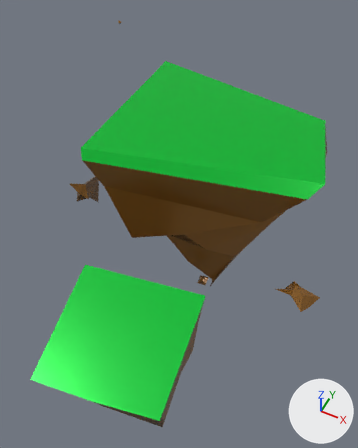
The glTF model public/Floating Island.glb, before and after one commit.
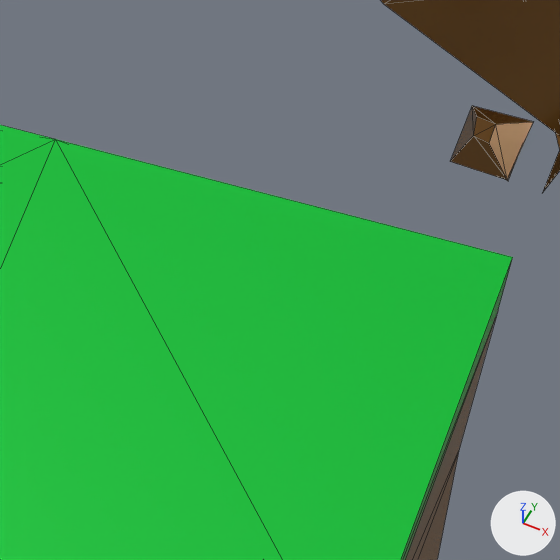
There are two pictures of each version: one whole from a camera (50 mm lens) standing at (1.259, -2.601, 3.641) and looking at (-0.137, 0.19, 0.151), one close up on the part from 38% to 59% of the width and 58% to 75% of the height. Every picture has the same lights, and +X, +Y and +Z are marked at lower right. The close-ups show mesh edges as thin lines. Where no turn or scale is listed for an object, it has been applied to the vertices. Vertices at the same position are counted once.
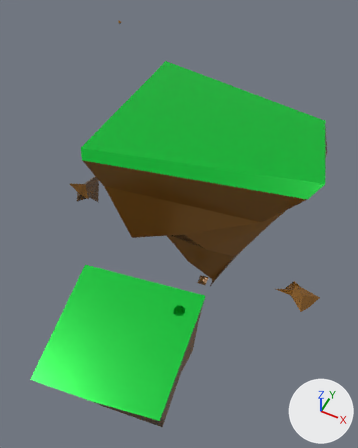
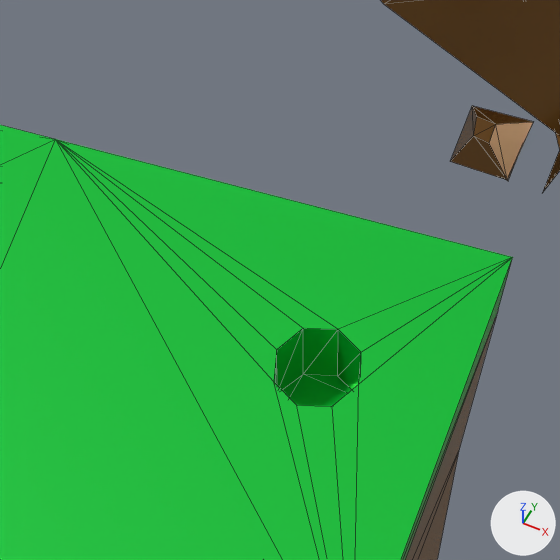
Where the change shows, as pixel boxes (x1, y1, x2, y2) in the close-ups (560 x 560 px):
```json
{"part": 1, "of": "me_cube", "change": "built on", "before": [55, 139, 513, 560], "after": [55, 139, 513, 560]}
```

The change, as JSON lines over the scene's bpy script:
```json
{"block": "me_cube", "where": "# used by ob_cube; location = (0.0, 0.0, 0.0)"}
{"op": "remove", "block": "me_cube", "code": "me_cube.from_pydata(...)  # 166 vertices, 299 faces; spans x -1.4..1.28, y -1.75..2.03, z -1.18..1.34"}
{"op": "add", "block": "me_cube", "code": "me_cube.from_pydata(...)  # 182 vertices, 331 faces; spans x -1.4..1.28, y -1.75..2.03, z -1.18..1.34"}
{"block": "me_cube", "change": "me_cube part 1"}
{"block": "me_cube", "change": "1 face is deleted"}
{"block": "me_cube", "change": "10 vertices are added at x 0.35..0.44, y -0.93..-0.83, z 0.47..0.56"}
{"block": "me_cube", "change": "6 new vertices lie (0.0, 0.0, 0.08) away from vertices in x 0.35..0.44, y -0.93..-0.85, z 0.47"}
{"block": "me_cube", "change": "33 new faces join them, mat_material_001 (green #00c738)"}
```
